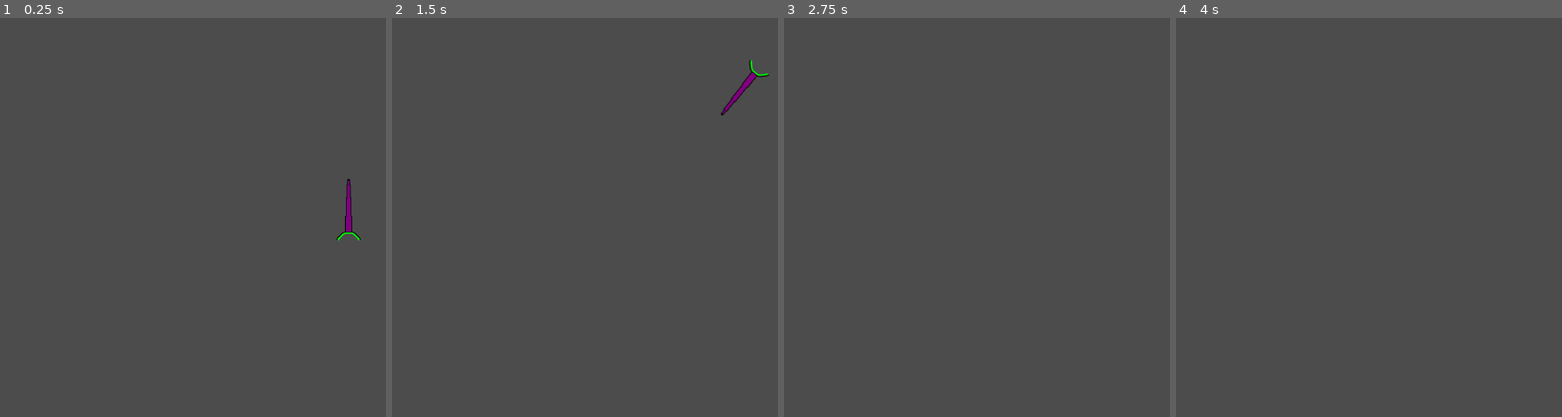
Above: before the commit, frames 1-4 (left to right).
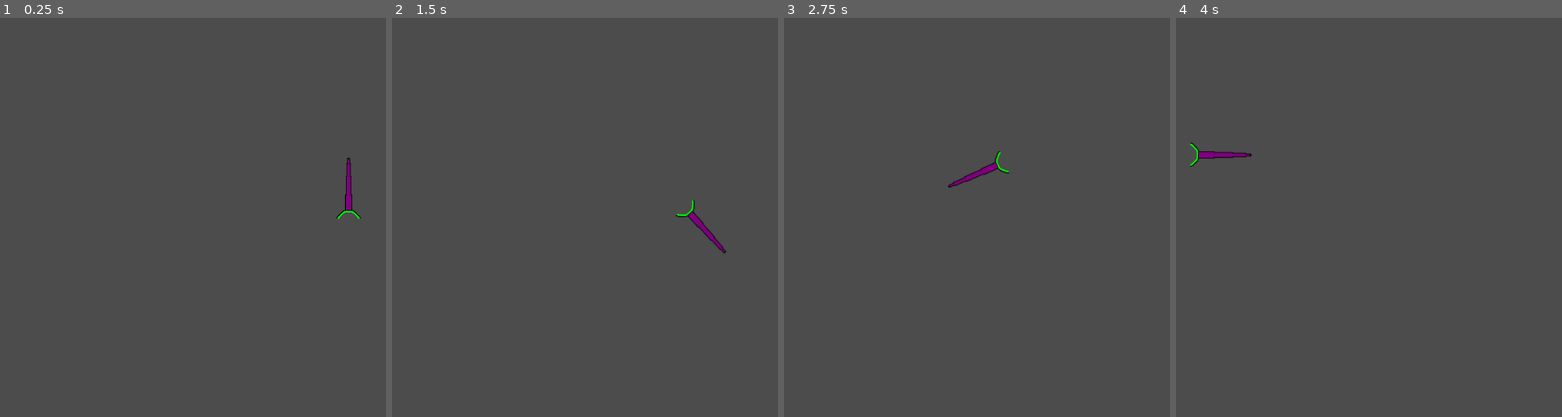
Above: after the commit, the same moments.

Repository: yusufmte/joustronauts
Game: Godot game, scene res://lance.tscn
Two runs of this game, one before a commit and one after it. Both use one fixed random seed, a clock stepped at 60 frames per second and the inputs below.
Inputs:
- Up to frame 1 (0.25 s): no input
- Up to frame 2 (1.5 s): tap Enter at 0.5 s; hold Up (lanceP_forward) 0.53-1.28 s; hold Left (lanceP_rot_CCW) 0.53-1.28 s; tap Right (lanceP_rot_CW) at 0.8, 1.35 s; hold Down (lanceP_reverse) from 1.28 s (still down)
- Up to frame 3 (2.75 s): tap Left (lanceP_rot_CCW) at 1.55 s; release Down (lanceP_reverse) at 2.03 s; hold Up (lanceP_forward) from 2.03 s (still down); hold Left (lanceP_rot_CCW) from 2.03 s (still down); tap Right (lanceP_rot_CW) at 2.3 s
- Up to frame 4 (4 s): release Left (lanceP_rot_CCW) at 2.78 s; tap Right (lanceP_rot_CW) at 2.85, 3.8 s; tap Left (lanceP_rot_CCW) at 3.05 s; release Up (lanceP_forward) at 3.53 s; hold Down (lanceP_reverse) from 3.53 s (still down); hold Left (lanceP_rot_CCW) from 3.53 s (still down)

The runs differ from the first frame. In frame 1, 0.3% of the frame differs, in the area x 87-94%, y 35-56%; in frame 2, 0.5%, in the area x 73-98%, y 10-60%; in frame 3, 0.3%; in frame 4, 0.3%.

Commit message:
finished movement prototype

Diff:
--- a/lance.gd
+++ b/lance.gd
@@ -1,10 +1,11 @@
-extends Area2D
+extends KinematicBody2D
 
 export var acceleration = 400
-export var max_speed = 1000
-export var reverse_speed = 150
-export var deceleration = 800
-export var rot_speed = 4
+export var max_speed = 300
+export var reverse_acceleration = 200
+export var reverse_max_speed = -150
+export var deceleration = 100
+export var rotational_speed = 6.28
 
 var velocity = Vector2.ZERO
 
@@ -12,18 +13,36 @@
 func _ready():
 	pass # Replace with function body.
 
+# thrust when forward/back are pressed and below max speeds
+func thrust(delta):
+	var directional_speed = (velocity.x*cos(rotation-PI/2)) + (velocity.y*sin(rotation-PI/2)) #speed in the direction of the rotation of the lance
+	if Input.is_action_pressed("lanceP_forward") and directional_speed < max_speed:
+			velocity -= Vector2(0,1).rotated(rotation) * acceleration * delta
+	elif Input.is_action_pressed("lanceP_reverse") and directional_speed > reverse_max_speed:
+			velocity += Vector2(0,1).rotated(rotation) * acceleration * delta
+
+# decelerate gradually until stopped
+func decelerate(delta):
+	if abs(velocity.y) > abs(sin(velocity.angle())) * deceleration * delta:
+		velocity.y -= sin(velocity.angle()) * deceleration * delta
+	else:
+		velocity.y = 0
+
+	if abs(velocity.x) > abs(cos(velocity.angle())) * deceleration * delta:
+		velocity.x -= cos(velocity.angle()) * deceleration * delta
+	else:
+		velocity.x = 0
+
+# rotate when rotation keys are pressed
+func rotate(delta):
+	if Input.is_action_pressed("lanceP_rot_CCW"):
+		rotation -= rotational_speed * delta
+	if Input.is_action_pressed("lanceP_rot_CW"):
+		rotation += rotational_speed * delta
 
 # Called every frame. 'delta' is the elapsed time since the previous frame.
-func _process(delta):
-	if Input.is_action_pressed("lanceP_forward") and velocity.y < max_speed:
-		velocity.y += acceleration * delta
-	if Input.is_action_pressed("lanceP_reverse"):
-		velocity.y -= acceleration * delta
-	if Input.is_action_pressed("lanceP_rot_CCW"):
-		rotation -= rot_speed * delta
-	if Input.is_action_pressed("lanceP_rot_CW"):
-		rotation += rot_speed * delta
-
-	if velocity != Vector2.ZERO:
-		position.y -= velocity.y * delta
-		position.x += velocity.x * delta
+func _physics_process(delta):
+	thrust(delta)
+	decelerate(delta)
+	rotate(delta)
+	move_and_slide(velocity)
--- a/lance.tscn
+++ b/lance.tscn
@@ -3,7 +3,7 @@
 [ext_resource path="res://lance_sketch.png" type="Texture" id=1]
 [ext_resource path="res://lance.gd" type="Script" id=2]
 
-[node name="Lance" type="Area2D"]
+[node name="Lance" type="KinematicBody2D"]
 position = Vector2( 489, 269 )
 script = ExtResource( 2 )
 __meta__ = {
@@ -11,10 +11,13 @@
 }
 
 [node name="Sprite" type="Sprite" parent="."]
+position = Vector2( 0, -30 )
 texture = ExtResource( 1 )
 
 [node name="ShaftCollisionPoly" type="CollisionPolygon2D" parent="."]
-polygon = PoolVector2Array( -17, 44, -16, 39, -13, 35, -5, 30, -1, -44, 1, -44, 5, 30, 12, 34, 15, 38, 17, 44, 5, 32, -5, 32 )
+position = Vector2( 0, -30 )
+polygon = PoolVector2Array( -17, 44, -16, 39, -13, 35, -5, 30, -1, -43, 1, -43, 5, 30, 12, 34, 15, 38, 17, 44, 5, 32, -5, 32 )
 
 [node name="CoreCollisionPoly" type="CollisionPolygon2D" parent="."]
+position = Vector2( 0, -30 )
 polygon = PoolVector2Array( -14, 42, -5, 33, 5, 33, 14, 42, 12, 42, 5, 35, -5, 35, -12, 42 )
--- a/project.godot
+++ b/project.godot
@@ -13,6 +13,10 @@
 config/name="Joustronauts"
 run/main_scene="res://lance.tscn"
 config/icon="res://icon.png"
+
+[debug]
+
+settings/fps/force_fps=48
 
 [input]
 
